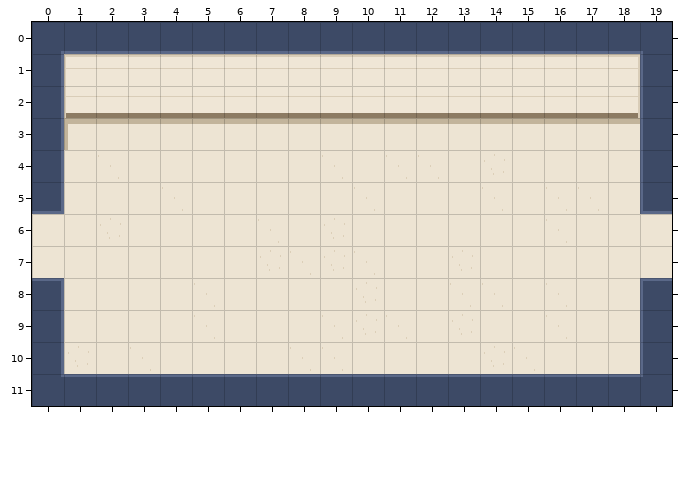
Level history. Tiled map (JSON): public/assets/maps/brain/general-affairs.tmj. The picture above is the old version.
Cells are 32x32 px. Shown: x 0..19, y 0..11.
The same view after the edit:
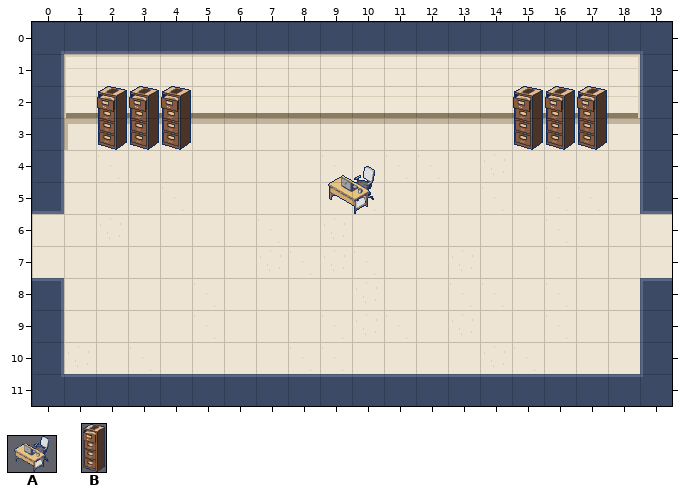
Key: from "props": A 0 "prop-office-desk", B 1 "prop-evidence-cabinet".
Objects are placed by their top-left corner, in cells (3,4 is the top-left corner of cell 3,4); size is 1x1 cell unless given.
Edits made:
Layer "props" (added):
added: B "evidence-cabinet" at 2,2 size 1x2
added: B "evidence-cabinet" at 3,2 size 1x2
added: B "evidence-cabinet" at 4,2 size 1x2
added: B "evidence-cabinet" at 15,2 size 1x2
added: B "evidence-cabinet" at 16,2 size 1x2
added: B "evidence-cabinet" at 17,2 size 1x2
added: A "office-desk" at 9,4.5 size 2x1.5
Pixel boxes of the changes (left, top, right, bottom) in both pictures:
added: (97, 86, 191, 150)
added: (513, 86, 607, 150)
added: (328, 166, 375, 214)
